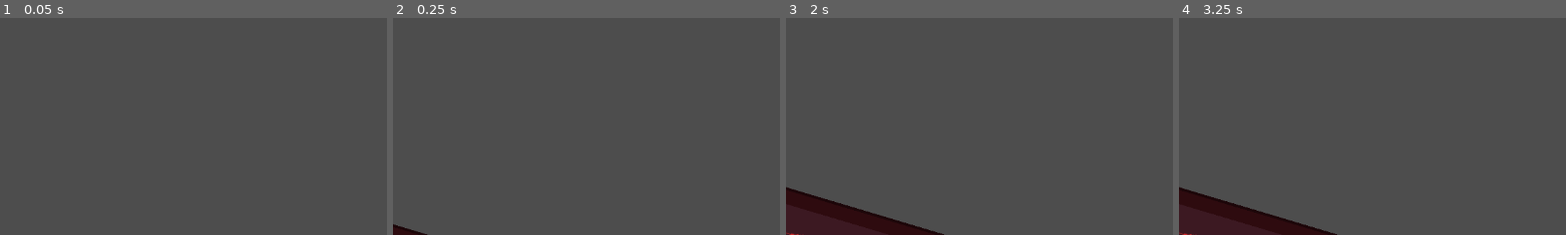
Above: before the commit, frames 1-4 (left to right).
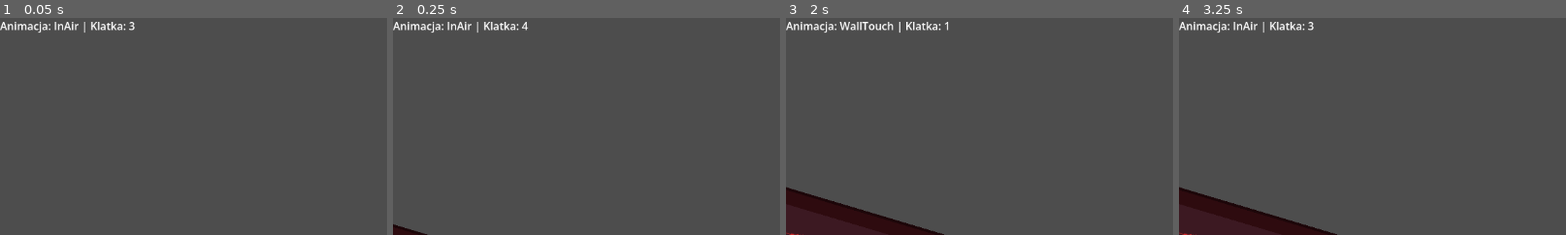
Above: after the commit, the same moments.

Repository: TatusFilipek/GodotTryEndError
Game: Godot game, scene res://scenes/main.tscn
The game is run twice, just before and just after one commit, with the same random seed, the same clock (stepped at 60 frames per second) and the same inputs. The engine's default icon, where the game draws it, is replaced by a stand-in: a white triangle on a blue panel in a dark square.
Inputs (mouse positions are % of the whole screen's width and height, from its top left):
- Up to frame 1 (0.05 s): no input
- Up to frame 2 (0.25 s): no input
- Up to frame 3 (2 s): move the mouse to (72, 45) at 0.52 s; hold Ctrl (crouch) 0.53-1.28 s; hold D (moveRight) from 0.53 s (still down); tap Space (jump) at 0.77, 1.52 s; move the mouse to (30, 55) at 1.27 s; tap Q (dash) at 1.35 s
- Up to frame 4 (3.25 s): move the mouse to (60, 28) at 2.02 s; release D (moveRight) at 2.03 s; hold A (moveLeft) 2.03-2.78 s; hold Right mouse button (feint) 2.03-2.78 s; move the mouse to (45, 70) at 2.77 s; hold D (moveRight) from 2.78 s (still down); click (45, 70) at 2.85 s; tap Space (jump) at 3.02 s
The pictures show only the part of the screen within x 0-50%, y 0-50%; the shares and areas given below are measured in that part.

The runs differ from the first frame. In frame 1, 0.7% of the frame differs, in the area x 0-35%, y 1-7%; in frame 2, 0.7%; in frame 3, 0.8%, in the area x 0-42%, y 1-7%; in frame 4, 0.7%.

Commit message:
naprawienie przechodzenie z rollowania w powietrzu do ziemi i wewte, ale wystapil kolejny blad pewnie spowodowany sposobem wlaczania animacji

Diff:
--- a/scenes/player.tscn
+++ b/scenes/player.tscn
@@ -835,7 +835,6 @@
 
 [sub_resource type="AnimationNodeAnimation" id="AnimationNodeAnimation_3v2ag"]
 animation = &"Idle"
-advance_on_start = true
 
 [sub_resource type="AnimationNodeAnimation" id="AnimationNodeAnimation_jej6c"]
 animation = &"InAirDown"
@@ -1224,7 +1223,7 @@
 
 [sub_resource type="Animation" id="Animation_0bpox"]
 resource_name = "RollGround"
-length = 0.66667503
+length = 0.58334166
 step = 0.083333336
 tracks/0/type = "value"
 tracks/0/imported = false
@@ -1245,10 +1244,10 @@
 tracks/1/interp = 1
 tracks/1/loop_wrap = true
 tracks/1/keys = {
-"times": PackedFloat32Array(0, 0.083333336, 0.16666667, 0.25, 0.33333334, 0.4166667, 0.5, 0.5833334),
-"transitions": PackedFloat32Array(1, 1, 1, 1, 1, 1, 1, 1),
-"update": 1,
-"values": [0, 1, 2, 3, 4, 5, 6, 7]
+"times": PackedFloat32Array(0, 0.083333336, 0.16666667, 0.25, 0.33333334, 0.4166667, 0.5),
+"transitions": PackedFloat32Array(1, 1, 1, 1, 1, 1, 1),
+"update": 1,
+"values": [0, 1, 2, 3, 4, 5, 6]
 }
 tracks/2/type = "method"
 tracks/2/imported = false
@@ -1257,17 +1256,20 @@
 tracks/2/interp = 1
 tracks/2/loop_wrap = true
 tracks/2/keys = {
-"times": PackedFloat32Array(0.5833333),
-"transitions": PackedFloat32Array(1),
+"times": PackedFloat32Array(0.5833333, 0.6666667),
+"transitions": PackedFloat32Array(1, 1),
 "values": [{
 "args": [],
 "method": &"AnimationFinished"
+}, {
+"args": [],
+"method": &"AnimationFinished"
 }]
 }
 
 [sub_resource type="Animation" id="Animation_oxcmq"]
 resource_name = "RollInAir"
-length = 0.58334166
+length = 0.66667503
 step = 0.083333336
 tracks/0/type = "value"
 tracks/0/imported = false
@@ -1300,9 +1302,12 @@
 tracks/2/interp = 1
 tracks/2/loop_wrap = true
 tracks/2/keys = {
-"times": PackedFloat32Array(0.5, 0.5833333),
-"transitions": PackedFloat32Array(1, 1),
+"times": PackedFloat32Array(0.5, 0.5833333, 0.6666667),
+"transitions": PackedFloat32Array(1, 1, 1),
 "values": [{
+"args": [],
+"method": &"AnimationFinished"
+}, {
 "args": [],
 "method": &"AnimationFinished"
 }, {
@@ -1628,3 +1633,9 @@
 
 [node name="RollInAir" type="Node2D" parent="StateMachine" unique_id=14780819]
 script = ExtResource("30_wqfne")
+
+[node name="CanvasLayer" type="CanvasLayer" parent="." unique_id=294203927]
+
+[node name="DebugHelper" type="Label" parent="CanvasLayer" unique_id=1243498202]
+offset_right = 40.0
+offset_bottom = 23.0
--- a/scripts/player.gd
+++ b/scripts/player.gd
@@ -50,6 +50,11 @@
 @export var Collider : CollisionShape2D
 @export var Sprite : AnimatedSprite2D
 
+@onready var label : Label = $CanvasLayer/DebugHelper
+@onready var animationPlayer : AnimationPlayer = $AnimationPlayer
+@onready var animationTree : AnimationTree = $AnimationTree
+@onready var playback : AnimationNodeStateMachinePlayback = animationTree.get("parameters/playback")
+
 var lastSpriteOrientation : bool
 var facingDirection = 1
 
@@ -65,8 +70,7 @@
 var ledgePosition : Vector2
 var onLedgePosition : Vector2
 
-var rollAnimFrame : int = 0
-var rollAnimProgress : float = 0
+var rollAnimFrame : float = 0
 
 func _ready() -> void:
 	sprite = get_node("AnimatedSprite2D")
@@ -83,6 +87,8 @@
 func _physics_process(delta: float) -> void:
 	GetSpriteOrientation()
 	move_and_slide()
+
+	label.text = "Animacja: %s | Klatka: %d" % [sprite.animation, sprite.frame]
 
 	if isOnGround() or IsLedgeDetected():
 		coyoteTimer = coyoteTime
--- a/scripts/roll.gd
+++ b/scripts/roll.gd
@@ -24,3 +24,12 @@
 	else:
 		core.velocity.x = 0
 	pass
+
+func SetAnimFrame(_time : float) -> void:
+	animationPlayer.seek(_time, true)
+
+func StartAnim(_time : float, _animName : String) -> void:
+	animationTree.active = false
+
+	animationPlayer.play(_animName)
+	animationPlayer.seek(_time, true)
--- a/scripts/rollGround.gd
+++ b/scripts/rollGround.gd
@@ -4,14 +4,12 @@
 
 func enter() -> void:
 	super.enter()
-
-	playback.travel("RollGround")
-	animation.set_frame_and_progress(core.rollAnimFrame, core.rollAnimProgress)
-
+	StartAnim(float(core.rollAnimFrame) / 8, "RollGround")
 	pass
 
 func exit() -> void:
 	super.exit()
+	animationTree.active = true
 	pass
 
 func physics_update(_delta: float) -> void:
@@ -21,11 +19,10 @@
 	#TODO: fix later
 	if not core.isOnGround():
 		core.rollAnimFrame = animation.frame
-		core.rollAnimProgress = animation.frame_progress
 		machine.change_state("RollInAir")
 		return
 
 func AnimationFinished() -> void:
 	core.rollAnimFrame = 0
-	core.rollAnimProgress = 0
+	animationPlayer.stop()
 	machine.change_state("Idle")
--- a/scripts/rollInAir.gd
+++ b/scripts/rollInAir.gd
@@ -5,13 +5,16 @@
 func enter() -> void:
 	super.enter()
 
-	playback.travel("RollInAir")
-	animation.set_frame_and_progress(core.rollAnimFrame, core.rollAnimProgress)
+	#NOTE:
+	#wiem co sie dzieje animacja ustawia sie na dobra klatke ale w tym samym czasie animacja odpala sie od poczatku co powoduje ze skacze co jakis czas pomiedzy klatkami puki sie nie zakaczy
+	#AI mi to rozwiazalo ale szczerze to jest taki slop
 
+	StartAnim(float(core.rollAnimFrame) / 8, "RollInAir")
 	pass
 
 func exit() -> void:
 	super.exit()
+	animationTree.active = true
 	pass
 
 func physics_update(_delta: float) -> void:
@@ -23,12 +26,11 @@
 	#TODO: fix later
 	if core.isOnGround():
 		core.rollAnimFrame = animation.frame
-		core.rollAnimProgress = animation.frame_progress
 
 		machine.change_state("RollGround")
 		return
 
 func AnimationFinished() -> void:
 	core.rollAnimFrame = 0
-	core.rollAnimProgress = 0
+	animationPlayer.stop()
 	machine.change_state("FallIdle")
--- a/scripts/state.gd
+++ b/scripts/state.gd
@@ -6,15 +6,17 @@
 var animation : AnimatedSprite2D
 var animationTree : AnimationTree
 var playback : AnimationNodeStateMachinePlayback
+var animationPlayer : AnimationPlayer
 
 var isActive
 
-func Setup(_core : Player, _machine : StateMachine, _animation : AnimatedSprite2D, _animationTree: AnimationTree, _playback : AnimationNodeStateMachinePlayback) -> void:
+func Setup(_core : Player, _machine : StateMachine, _animation : AnimatedSprite2D, _animationTree: AnimationTree, _playback : AnimationNodeStateMachinePlayback, _animationPlayer : AnimationPlayer) -> void:
 	core = _core
 	machine = _machine
 	animation = _animation
 	animationTree = _animationTree
 	playback = _playback
+	animationPlayer = _animationPlayer
 
 func enter() -> void:
 	print(name, ' Enter')
--- a/scripts/stateMachine.gd
+++ b/scripts/stateMachine.gd
@@ -10,10 +10,11 @@
 	var sprite = parent.get_node("AnimatedSprite2D")
 	var animationTree = parent.get_node("AnimationTree")
 	var playback = animationTree.get("parameters/playback")
+	var animationPlayer = parent.get_node("AnimationPlayer")
 
 	for child in get_children():
 		if child is State:
-			child.Setup(parent, self, sprite, animationTree, playback)
+			child.Setup(parent, self, sprite, animationTree, playback, animationPlayer)
 
 	if initial_state:
 		change_state(initial_state.name)
Not shown: 1 places in scenes/player.tscn that only renumber resources
